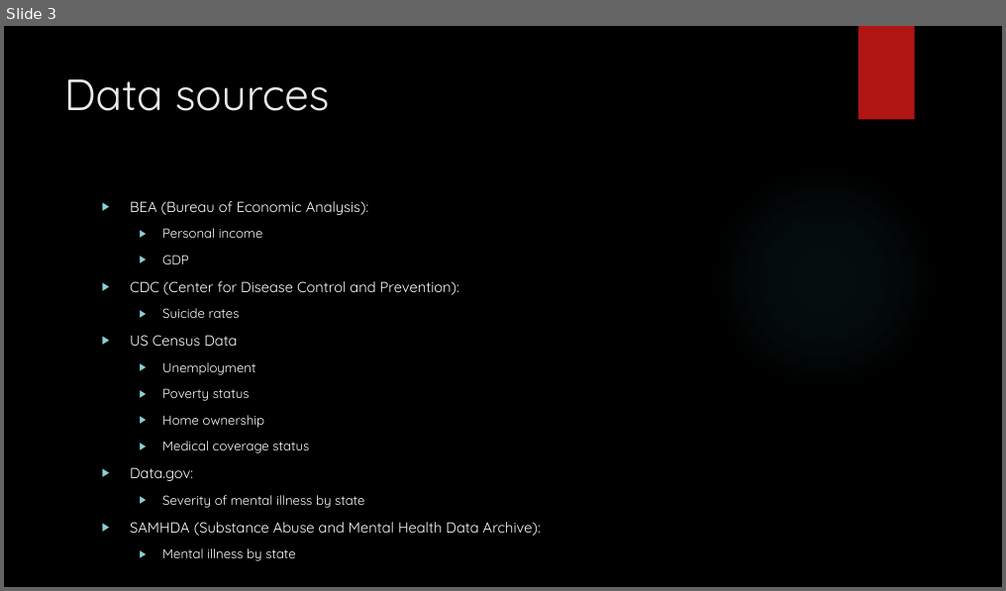
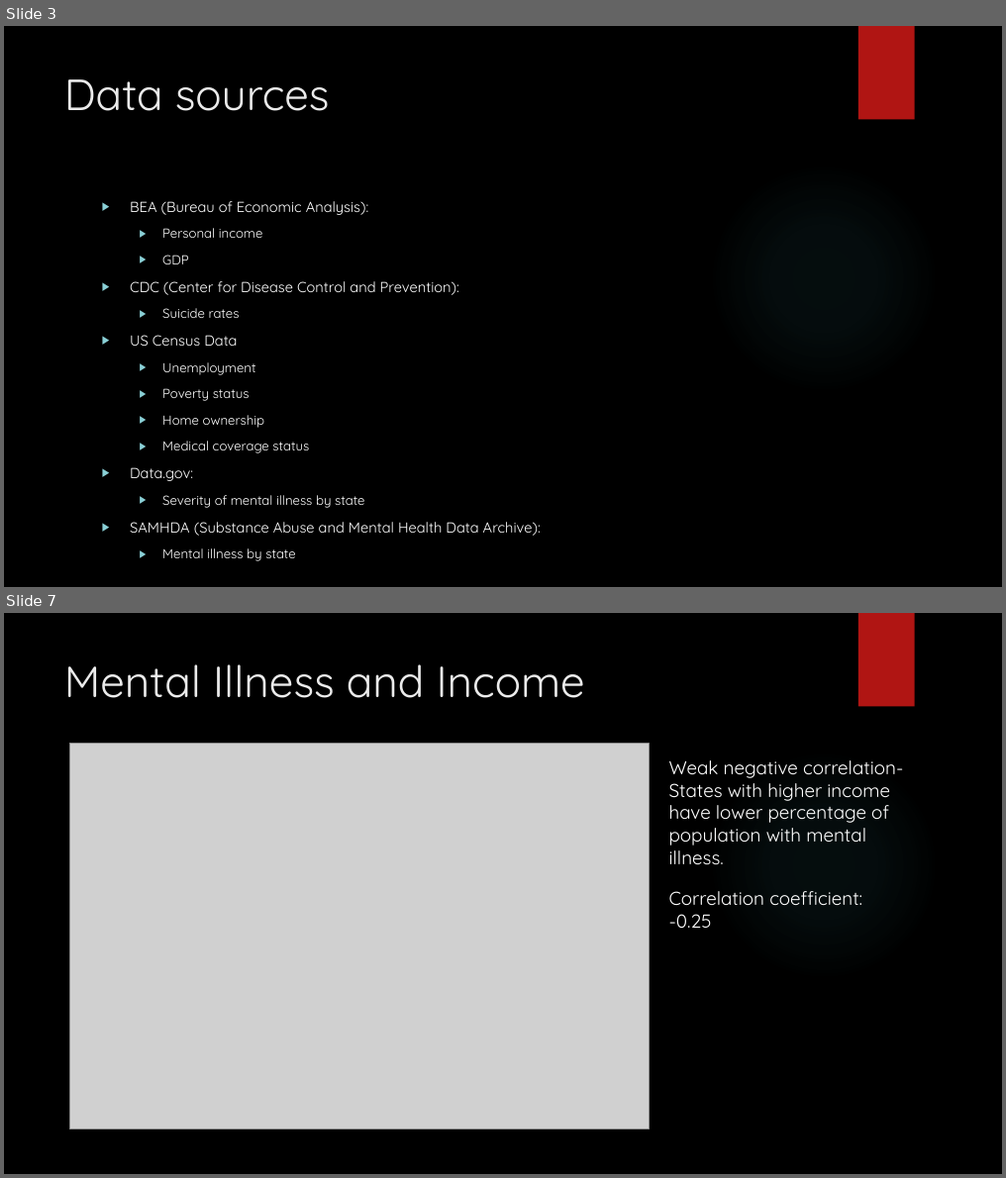
Before and after one commit to brian-e-haley/Mental_health_US, a slide deck: Output/MentalHealth_in_the_US.pptx. Shown one above the other, each under a label of ours: slide 3 before the commit, slides 3 and 7 after it; the slides between them are not shown. The pictures are 1006x591 and 1006x1178 pixels, drawn with LibreOffice and Linux fonts; fonts in the diff are those of the drawing; grey boxes stand for pictures; background and template pictures are left out. Boxes give left, top, right and bottom in pixels: in the first picture for what was removed or moved away, otherwise in the second. Text is boxed around its words. In the diff, an @@ line names an element or a change of style, - is before the commit and + after.

```diff
--- a/Output/MentalHealth_in_the_US.pptx
+++ b/Output/MentalHealth_in_the_US.pptx
@@ slide 7 added at (4,613,1002,1174), background picture (left out); not listed: 2 template elements that a slide beside it also shows @@
@@ title added at (64,664,585,698), 42 pt, text #EBEBEB @@
+Mental Illness and Income
@@ picture added at (70,744,649,1130) @@
@@ text added at (669,761,903,864), 18 pt, text #FFFFFF @@
+Weak negative correlation- States with higher income have lower percentage of population with mental illness.
@@ text added at (669,891,862,928), 18 pt, text #FFFFFF @@
+Correlation coefficient:
+-0.25
```
Also in this commit, not shown: 4 other slides added.
